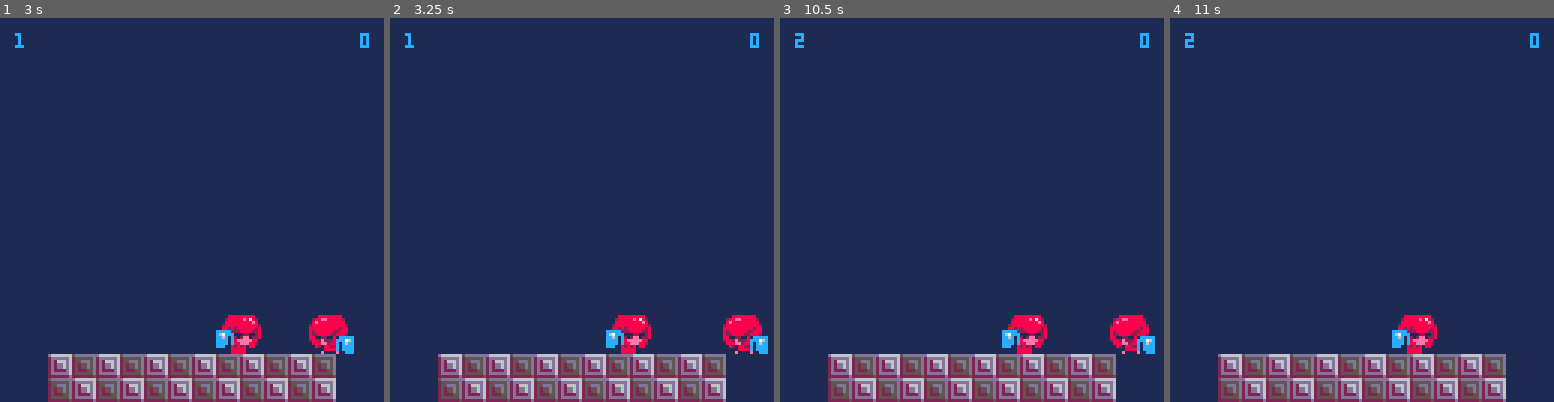
Above: before the commit, frames 1-4 (left to right).
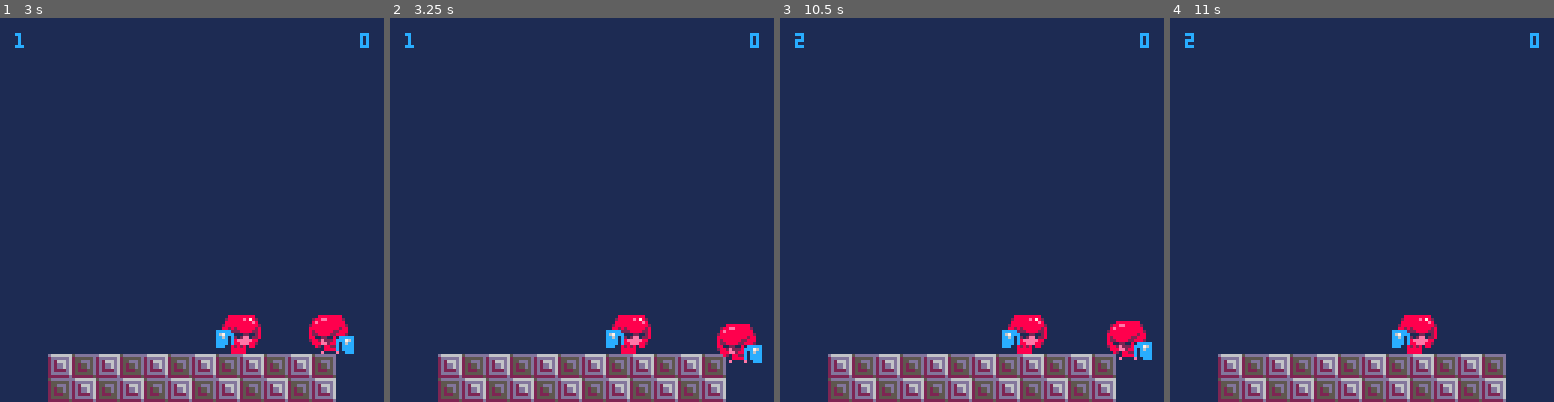
Above: after the commit, the same moments.

Repository: davidjtferguson/dancejab
Game: PICO-8 cartridge jab.p8
Same seed, same stepped clock (60 frames per second), same inputs: the game is played once before the commit and once after it.
Inputs:
- Up to frame 1 (3 s): tap X (X key) at 0.33, 1.07, 1.85, 2.97 s; tap O (Z key) at 0.7, 1.7, 2.1, 2.5, 2.9 s; hold Right 1.6-2.1 s; hold Right from 2.47 s (still down)
- Up to frame 2 (3.25 s): release Right at 3.03 s; hold Left from 3.08 s (still down)
- Up to frame 3 (10.5 s): tap O (Z key) every 0.4 s from 3.3 to 10.1 s; release Left at 3.58 s; hold Right 4.02-4.68 s; tap X (X key) every 1.12 s from 4.08 to 9.67 s; hold Left 5.08-5.68 s; hold Right 6.08-6.58 s; hold Right 6.63-7.13 s; hold Right 7.5-8.07 s; hold Left 8.12-8.62 s; hold Right 9.05-9.72 s; hold Left from 10.12 s (still down)
- Up to frame 4 (11 s): tap O (Z key) at 10.5, 10.9 s; release Left at 10.72 s; tap X (X key) at 10.78 s

Frame 1 is identical in both runs. In frame 2, 1.0% of the frame differs, in the area x 85-99%, y 77-90%; in frame 3, 0.8%; in frame 4, nothing differs.

Commit message:
moved stage out detection to hurtbox

Diff:
--- a/jab.p8
+++ b/jab.p8
@@ -192,7 +192,8 @@
  end
 
  --on ground?
- if checkavflagarea(av,0) then
+ if checkavflagarea(
+    globalbox(av,av.hurtbox),0) then
   av.yvel=0
  else
   --on first ringout detection
